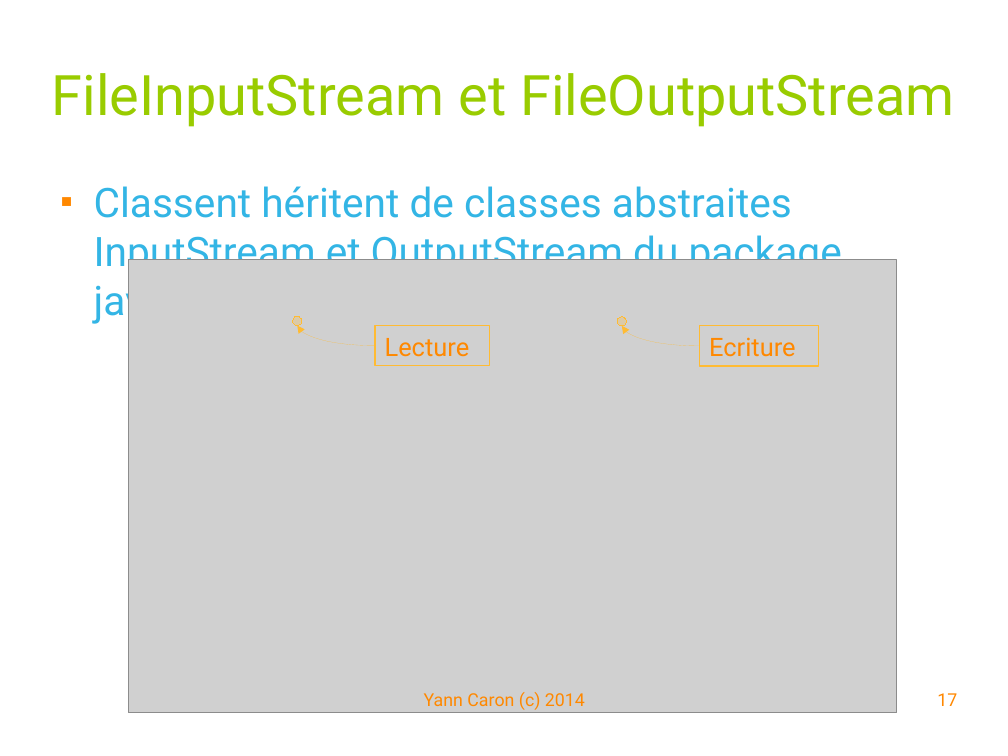
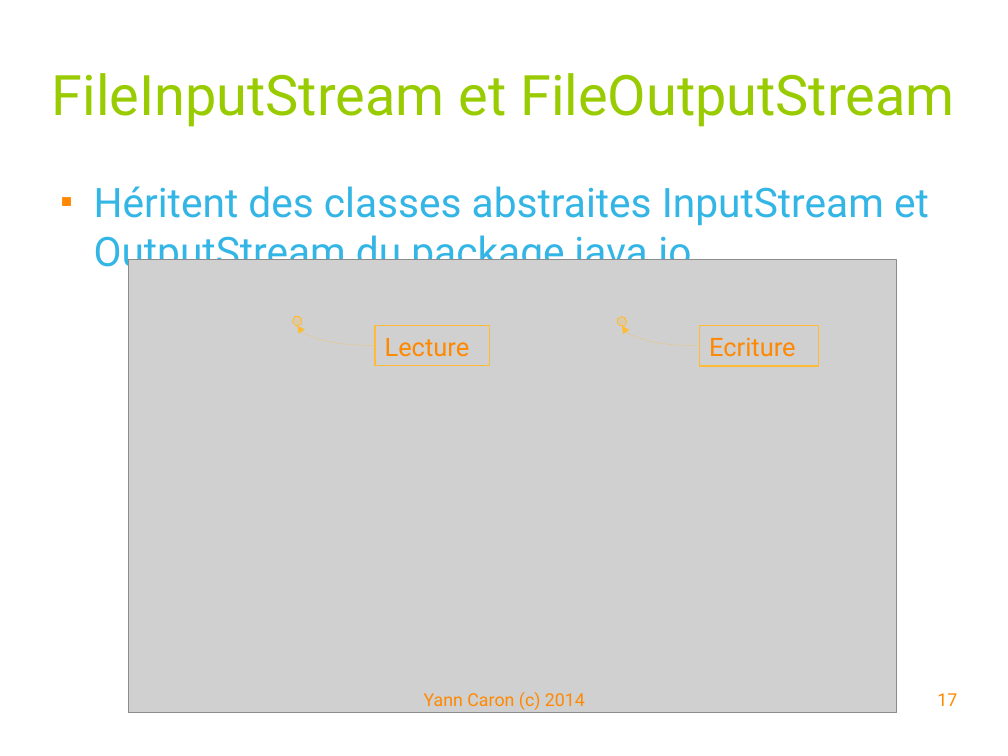
Before and after one commit to YannCaron/Android-ENSG, a slide deck: slide 17 of 09 - WebServices.odp. Drawn at 1008x756 pixels with LibreOffice and Linux fonts; fonts in the diff are those of the drawing; grey boxes stand for pictures; background and template pictures are left out. Boxes give left, top, right and bottom in pixels: in the first picture for what was removed or moved away, otherwise in the second. Text is boxed around its words. In the diff, an @@ line names an element or a change of style, - is before the commit and + after.

```diff
--- a/09 - WebServices.odp
+++ b/09 - WebServices.odp
@@ text at box(94, 186, 929, 277): text changed @@
-■ Classent héritent de classes abstraites InputStream et OutputStream du package java.io
+■ Héritent des classes abstraites InputStream et OutputStream du package java.io
```
Also in this commit, not shown: 11 other slides changed, 12 slides added, 13 other files.
